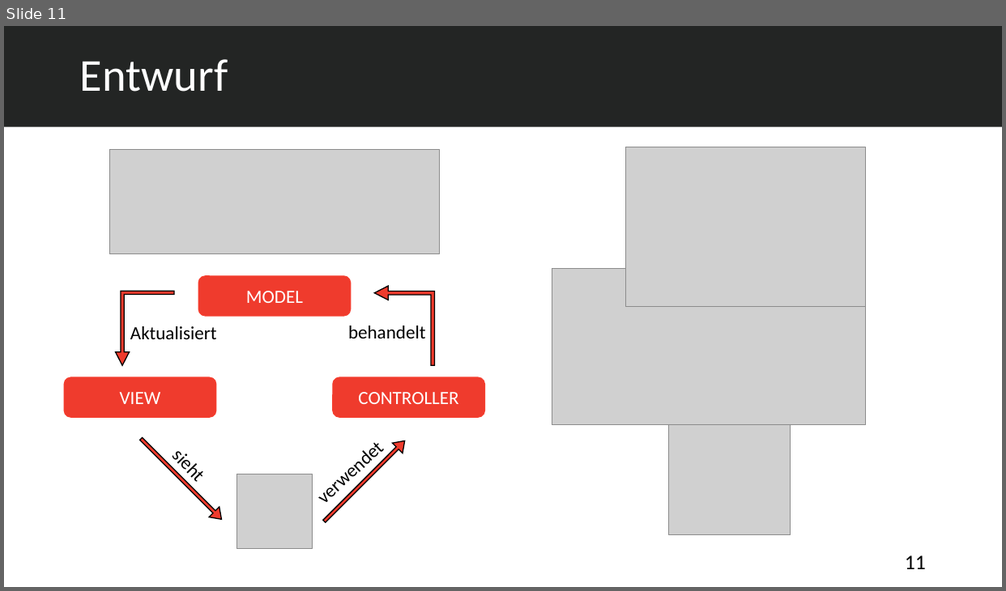
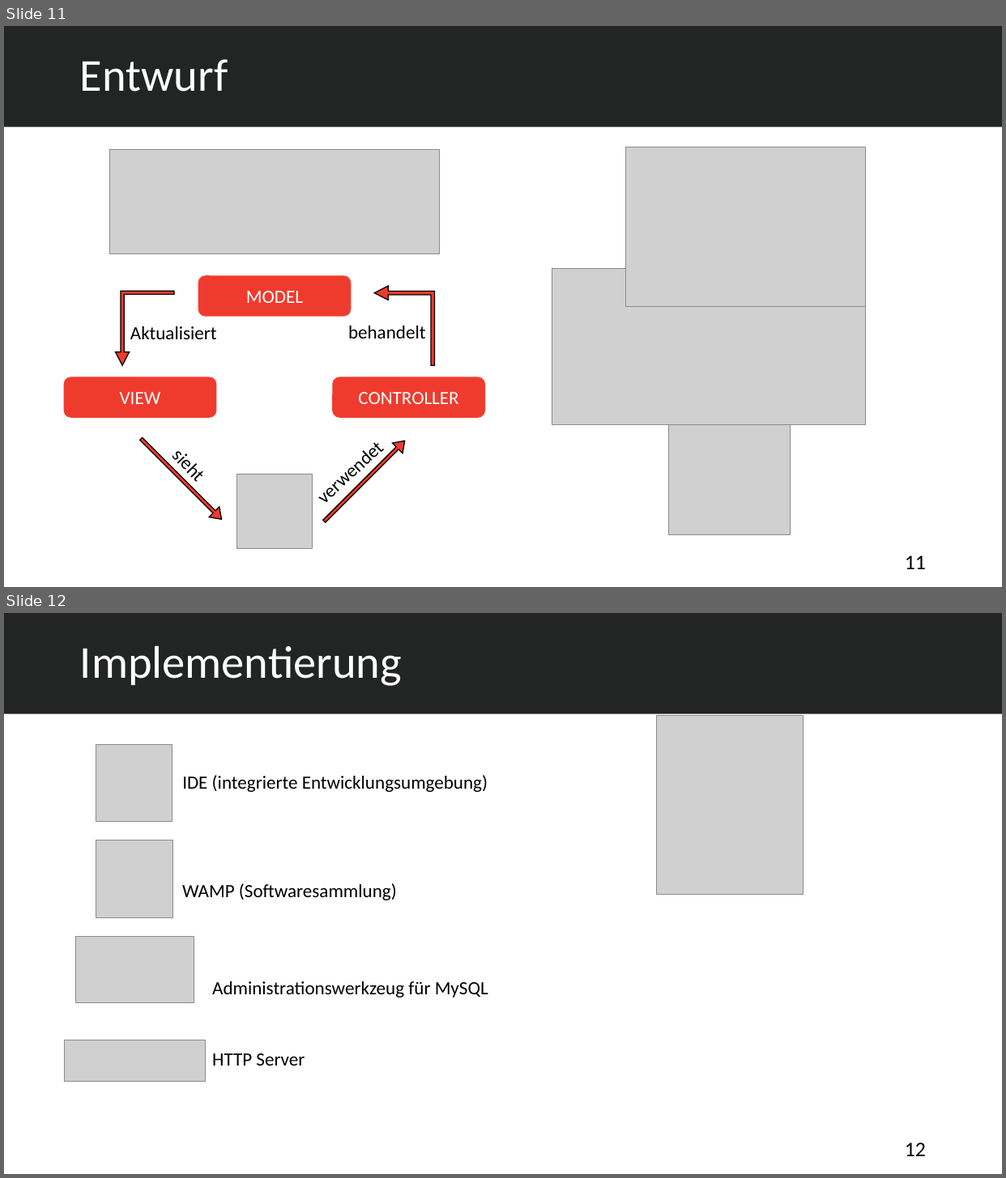
Before and after one commit to abdulsalam-emesh/Projektspresentation, a slide deck: Auszubildenden Verwaltungssystem.pptx. Shown one above the other, each under a label of ours: slide 11 before the commit, slides 11 and 12 after it. The pictures are 1006x591 and 1006x1178 pixels, drawn with LibreOffice and Linux fonts; fonts in the diff are those of the drawing; grey boxes stand for pictures. Boxes give left, top, right and bottom in pixels: in the first picture for what was removed or moved away, otherwise in the second. Text is boxed around its words. In the diff, an @@ line names an element or a change of style, - is before the commit and + after.

```diff
--- a/Auszubildenden Verwaltungssystem.pptx
+++ b/Auszubildenden Verwaltungssystem.pptx
@@ slide 12 added at (x1=4, y1=613, x2=1002, y2=1174), background #FFFFFF @@
@@ rectangle added at (x1=4, y1=613, x2=1002, y2=714), fill #232524 @@
@@ title added at (x1=80, y1=645, x2=402, y2=686), 44 pt, text #FFFFFF @@
+Implementierung
@@ picture added at (x1=657, y1=715, x2=803, y2=895) @@
@@ picture added at (x1=96, y1=745, x2=172, y2=822) @@
@@ text added at (x1=182, y1=775, x2=488, y2=792), 18 pt, text #000000 @@
+IDE (integrierte Entwicklungsumgebung)
@@ picture added at (x1=96, y1=841, x2=172, y2=918) @@
@@ text added at (x1=182, y1=884, x2=397, y2=901), 18 pt, text #000000 @@
+WAMP (Softwaresammlung)
@@ picture added at (x1=75, y1=937, x2=194, y2=1003) @@
@@ text added at (x1=212, y1=982, x2=488, y2=998), 18 pt, text #000000 @@
+Administrationswerkzeug für MySQL
@@ picture added at (x1=65, y1=1041, x2=206, y2=1082) @@
@@ text added at (x1=212, y1=1054, x2=305, y2=1066), 18 pt, text #000000 @@
+HTTP Server
@@ page number added at (x1=905, y1=1143, x2=926, y2=1157), 20 pt, text #000000 @@
+12
```
Also in this commit, not shown: 1 slide removed, 2 other files.
